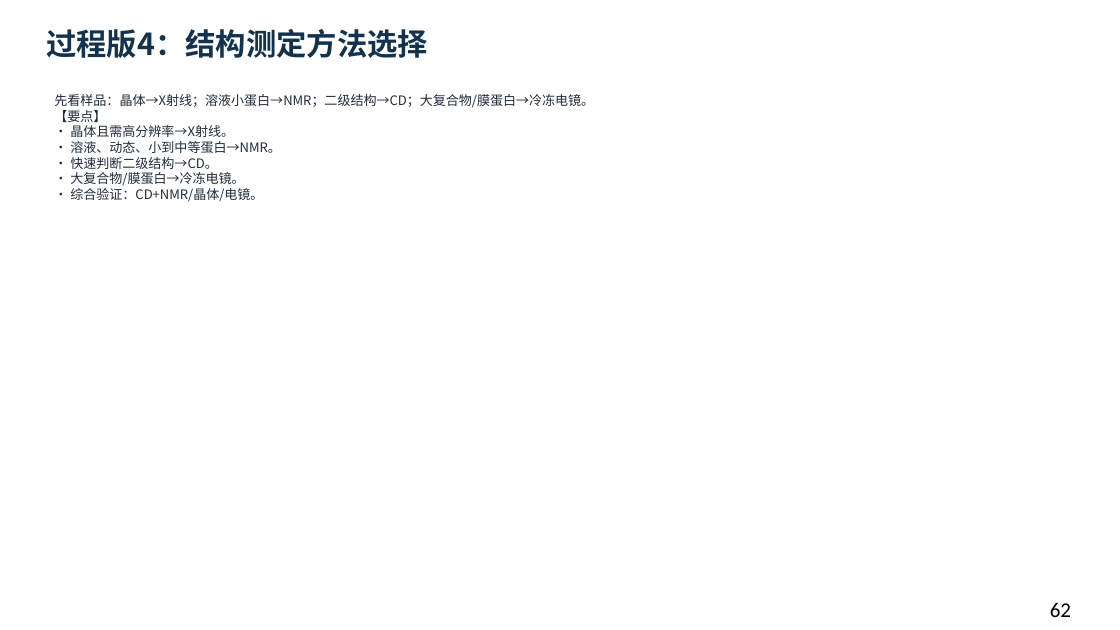
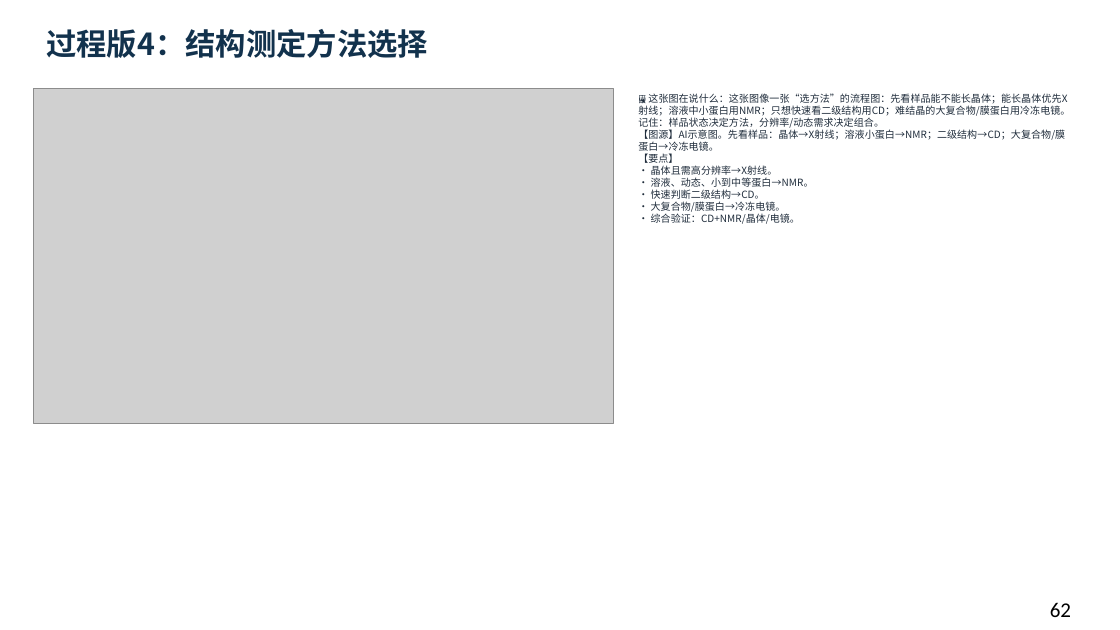
Before and after one commit to newkan-li/Biochemistry, a slide deck: slide 62 of downloads/bc03-ai-style.pptx. Drawn at 1120x630 pixels with LibreOffice and Linux fonts; fonts in the diff are those of the drawing; grey boxes stand for pictures. Boxes give left, top, right and bottom in pixels: in the first picture for what was removed or moved away, otherwise in the second. Text is boxed around its words. In the diff, an @@ line names an element or a change of style, - is before the commit and + after.

Commit message:
bc03过程版4加方法选择流程图;网页题答案改为完整结果;下载版75页更新;版本20261112o

```diff
--- a/downloads/bc03-ai-style.pptx
+++ b/downloads/bc03-ai-style.pptx
@@ picture added at [34, 88, 613, 423] @@
@@ text at [638, 93, 1070, 224]: text changed; size 11.2 to 8.6 pt @@
-先看样品：晶体→X射线；溶液小蛋白→NMR；二级结构→CD；大复合物/膜蛋白→冷冻电镜。
-【要点】
-• 晶体且需高分辨率→X射线。
-• 溶液、动态、小到中等蛋白→NMR。
-• 快速判断二级结构→CD。
-• 大复合物/膜蛋白→冷冻电镜。
-• 综合验证：CD+NMR/晶体/电镜。
+🖼 这张图在说什么：这张图像一张“选方法”的流程图：先看样品能不能长晶体；能长晶体优先X射线；溶液中小蛋白用NMR；只想快速看二级结构用CD；难结晶的大复合物/膜蛋白用冷冻电镜。记住：样品状态决定方法，分辨率/动态需求决定组合。
+【图源】AI示意图。先看样品：晶体→X射线；溶液小蛋白→NMR；二级结构→CD；大复合物/膜蛋白→冷冻电镜。
+【要点】
+• 晶体且需高分辨率→X射线。
+• 溶液、动态、小到中等蛋白→NMR。
+• 快速判断二级结构→CD。
+• 大复合物/膜蛋白→冷冻电镜。
+• 综合验证：CD+NMR/晶体/电镜。
```
Also in this commit, not shown: 7 other files.
